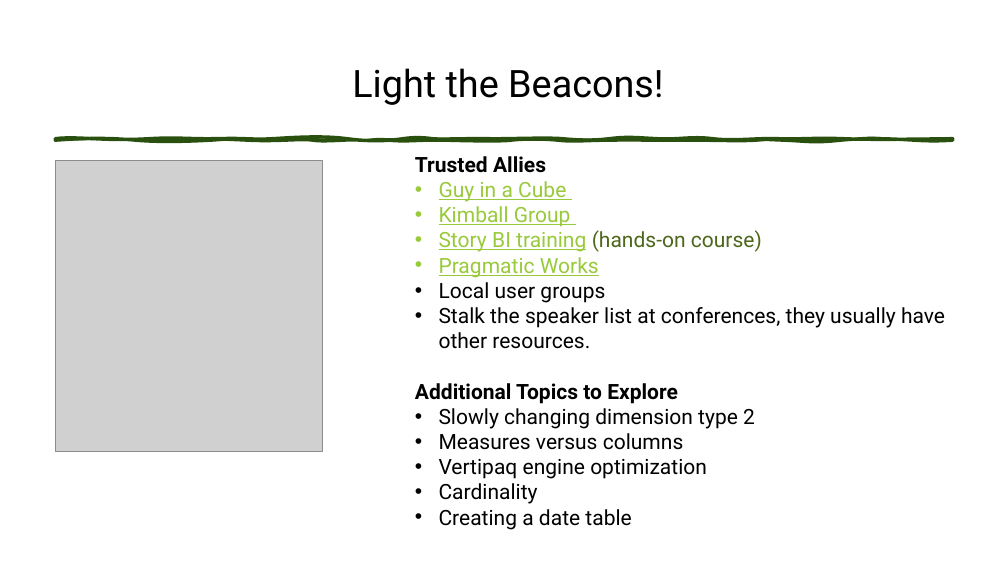
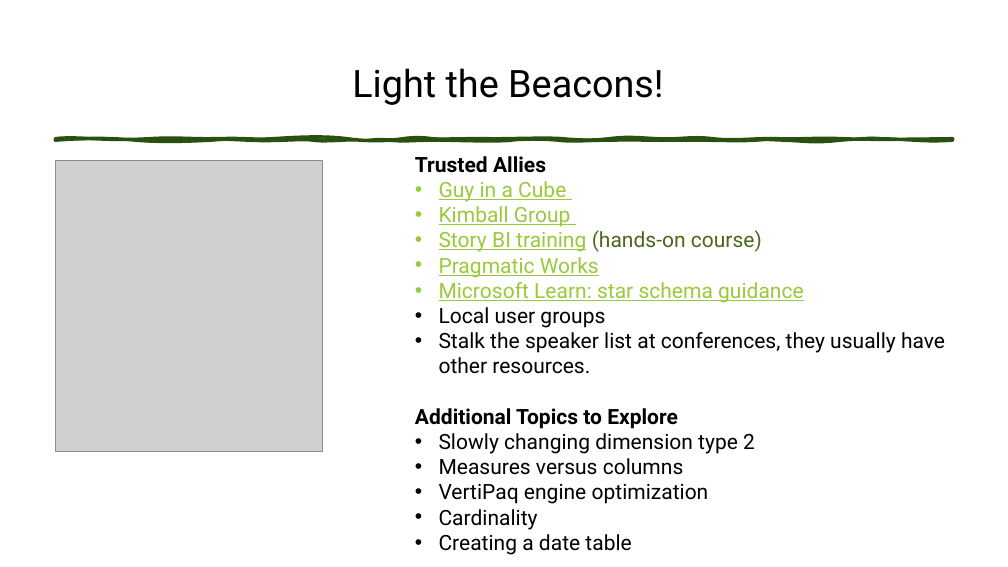
Before and after one commit to Anytsirk12/DataOnWheels, a slide deck: slide 18 of Presentations/Fellowship of the Star Schema/The Fellowship of the Star Schema Transforming OLTP Data for Power BI.pptx (slide 17 before the commit). Drawn at 1008x567 pixels with LibreOffice and Linux fonts; fonts in the diff are those of the drawing; grey boxes stand for pictures. Boxes give left, top, right and bottom in pixels: in the first picture for what was removed or moved away, otherwise in the second. Text is boxed around its words. In the diff, an @@ line names an element or a change of style, - is before the commit and + after.

```diff
--- a/Presentations/Fellowship of the Star Schema/The Fellowship of the Star Schema Transforming OLTP Data for Power BI.pptx
+++ b/Presentations/Fellowship of the Star Schema/The Fellowship of the Star Schema Transforming OLTP Data for Power BI.pptx
@@ text at [439,282,804,303]: paragraph added @@
+• Microsoft Learn: star schema guidance
@@ text at [439,484,709,504]: text changed @@
-• Vertipaq engine optimization
+• VertiPaq engine optimization
```
Also in this commit, not shown: 9 other slides changed, 4 slides added, 3 slides removed, 3 other files.
